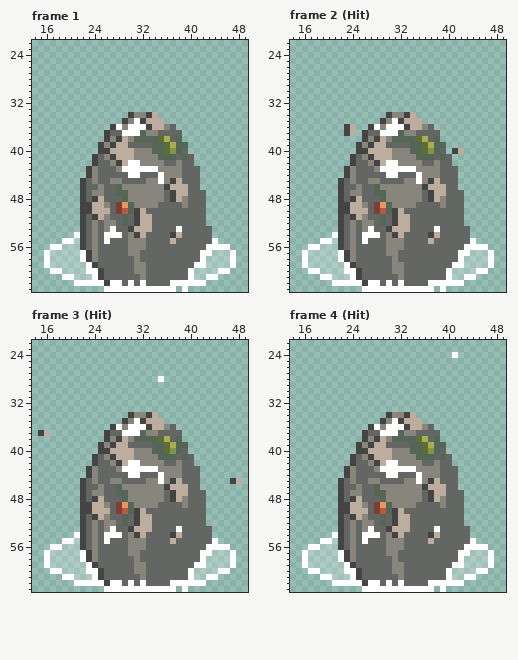
Two versions of one pixel-art file, Assets/Sprites/Ground/Ores/Iron/Iron Ore.aseprite. The picture above is the old version.
64x64 pixels, 5 frames. Shown: frame 1: x 14..49, y 22..63; frame 2 (Hit): x 14..49, y 22..63; frame 3 (Hit): x 14..49, y 22..63; frame 4 (Hit): x 14..49, y 22..63. The commit also changed other frames, which this record leaves out.
After:
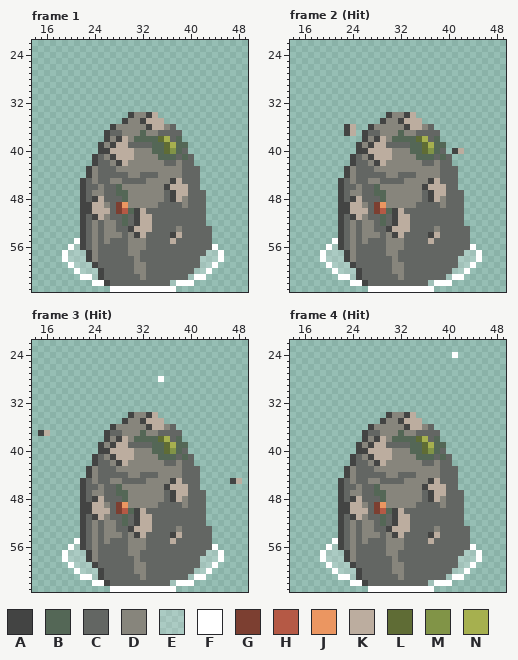
Palette (. is transparent): A #434443  B #546756  C #636663  D #87857c  E #ffffff33  F #ffffff  G #7c3f31  H #b55945  J #eb9661  K #bcad9f  L #5f6c35  M #819447  N #a6b04f
Difference:
layer "Snow" now hidden
Frame 1:
y 35: x 31 F -> D
y 36: x 28 F -> D; x 30..32 FFF -> DDD
y 37: x 29..31 FFF -> DDD
y 42: x 30..31 FF -> DD
y 43: x 29..34 FFFFFF -> DDDDDD
y 44: x 30..31 FF -> DD; x 35 F -> D
y 45: x 35 F -> D
y 49: x 30 B -> D
y 53: x 27 F -> D; x 38 F -> D
y 54: x 21 F -> .; x 26..28 FFF -> DDD
y 55: x 19..21 FFE -> ..F; x 26 F -> D; x 44 F -> .
y 56: x 17..20 FFEE -> ...F; x 43 F -> C; x 45..46 FF -> ..
y 57: x 16..19 FEEE -> ...F; x 22 F -> E; x 42..43 FF -> CE; x 45..47 EEF -> F..
y 58: x 16..19 FEEE -> ...F; x 22 F -> E; x 42 F -> E; x 45..47 EEF -> F..
y 59: x 16..20 FEEEE -> ....F; x 23 F -> E; x 41..42 FF -> CE; x 44..47 EEEF -> F...
y 60: x 17..21 FFEEE -> ....F; x 23..24 FF -> EE; x 40 F -> C; x 43..46 EEFF -> F...
y 61: x 19..24 FFEEEF -> ...FFE; x 40..44 FEEFF -> EFF..
y 62: x 21..23 FFF -> ...; x 27..28 FF -> CC; x 30 F -> C; x 32 F -> C; x 37 F -> E; x 41..42 FF -> ..
y 63: x 26 F -> .; x 39 F -> .
Frame 2 (Hit): the same change as frame 1
Frame 3 (Hit): the same change as frame 1
Frame 4 (Hit): the same change as frame 1
